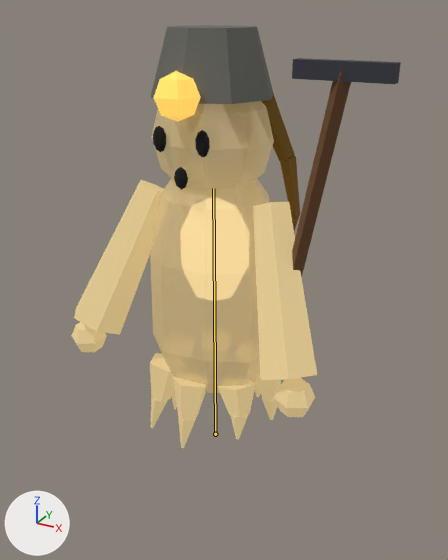
The glTF model unity/Assets/Resources/Models/Soul/soul_day_soegol.glb, before and after one commit.
Before and after are seen from a camera (50 mm lens) standing at (1.002, -1.753, 1.553) and looking at (0.111, -0.133, 0.743). Lighting does not change. The marker at lower left points along +X, +Y and +Z. The older version comes first. The bones that change, and the others that lie on the model, are drawn over the model as lines.

Names of what the first picture shows: 'soul_day_soegol_part0', 'soul_day_soegol_part2', 'soul_day_soegol_part3', 'soul_day_soegol_part4', 'soul_day_soegol_part5', 'soul_day_soegol_part6', 'soul_day_soegol_part7', 'soul_day_soegol_part8'.
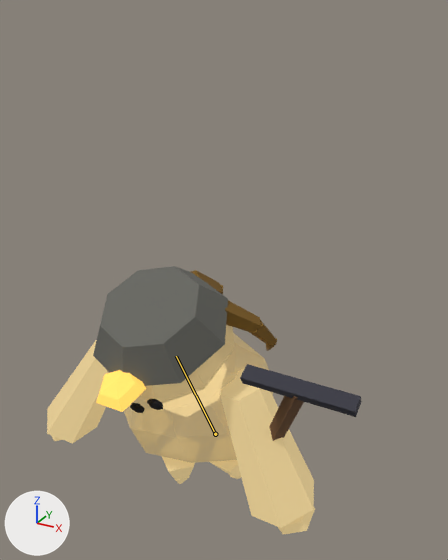
The newer file adds an action. The first version stands in its rest pose; the second is drawn at frame 40 of the action 'KneelHold'.

Location of each change, (x1, y1, x2, y2) in pixels of the pictures (448 x 560 px):
'soul_day_soegol_part0', posed: before (150, 101, 274, 393); after (107, 325, 273, 463)
'soul_day_soegol_part2', posed (9% wider, 28% shorter): before (72, 180, 317, 448); after (47, 340, 315, 534)
'soul_day_soegol_part5', posed (10% wider, 51% taller): before (150, 25, 273, 104); after (93, 266, 228, 386)
'soul_day_soegol_part8', posed (11% wider, 100% taller): before (292, 58, 401, 84); after (240, 364, 361, 417)
'soul_day_soegol_part7', posed: before (292, 71, 351, 278); after (270, 396, 304, 441)
'soul_day_soegol_part6', posed: before (154, 71, 201, 122); after (96, 370, 146, 412)
'soul_day_soegol_part3', posed: before (262, 91, 300, 231); after (191, 270, 277, 351)
'soul_day_soegol_part4', posed: before (153, 126, 210, 190); after (130, 399, 163, 413)
bone 'Body', root to tip: before (215, 434) to (213, 188); after (215, 434) to (176, 356)

Edits to the bpy script that builds the scene:
```text
Change bone_body:
    where bone_body = bpy.data.objects['Armature'].pose.bones['Body']  # child of 'Root'
    bone_body.rotation_quaternion: (1.0, 0.0, 0.0, 0.0) -> (0.97, 0.242, 0.0, 0.0)  # degrees (0, 0, 0) -> degrees (28, 0, 0)
    bone_body.scale: (1.0, 1.0, 1.0) -> (1.14, 0.56, 1.14)
```
